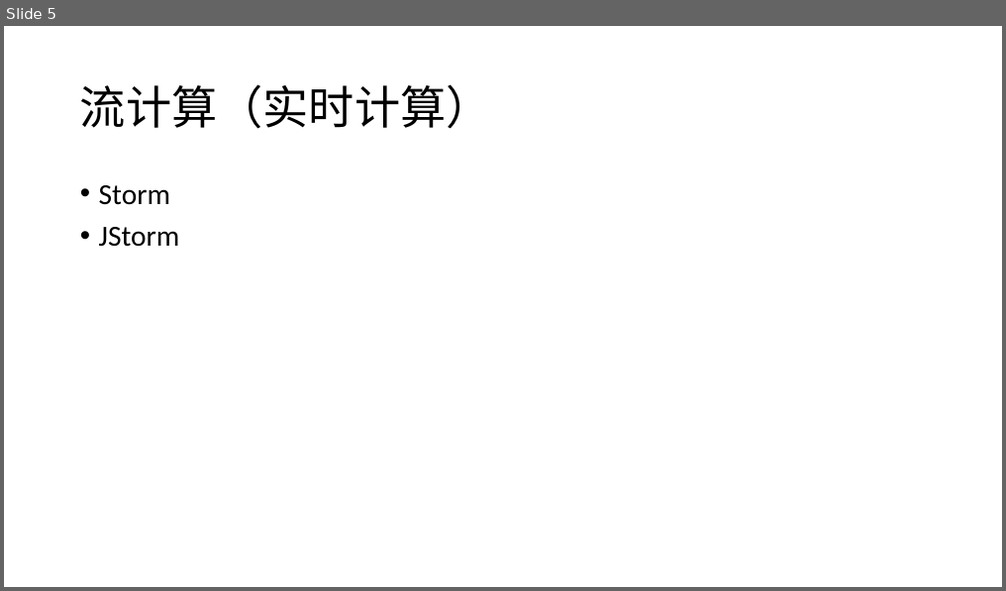
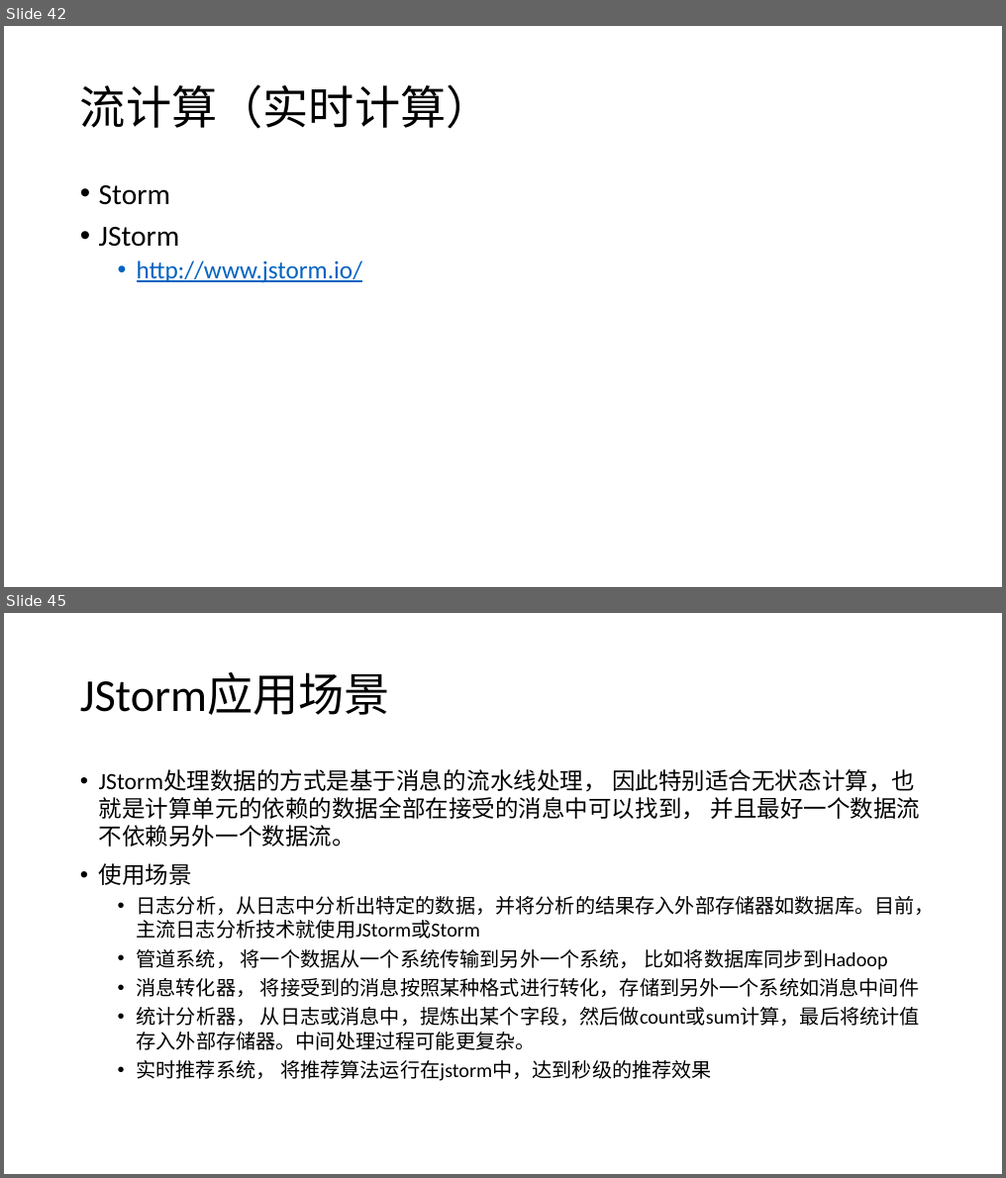
Before and after one commit to csliangdu/ExchangeAgg, a slide deck: doc/Coin.pptx. Shown one above the other, each under a label of ours: slide 5 before the commit, slides 42 and 45 after it; the slides between them are not shown. The pictures are 1006x591 and 1006x1178 pixels, drawn with LibreOffice and Linux fonts; fonts in the diff are those of the drawing. Boxes give left, top, right and bottom in pixels: in the first picture for what was removed or moved away, otherwise in the second. Text is boxed around its words. In the diff, an @@ line names an element or a change of style, - is before the commit and + after.

```diff
--- a/doc/Coin.pptx
+++ b/doc/Coin.pptx
@@ slide 45 added at [4,613,1002,1174], background #FFFFFF @@
@@ title added at [80,673,390,715], 44 pt, text #000000 @@
+JStorm应用场景
@@ text added at [99,769,935,1081], 19.2 pt, text #000000 @@
+• JStorm处理数据的方式是基于消息的流水线处理， 因此特别适合无状态计算，也就是计算单元的依赖的数据全部在接受的消息中可以找到， 并且最好一个数据流不依赖另外一个数据流。
+• 使用场景
+  • 日志分析，从日志中分析出特定的数据，并将分析的结果存入外部存储器如数据库。目前，主流日志分析技术就使用JStorm或Storm
+  • 管道系统， 将一个数据从一个系统传输到另外一个系统， 比如将数据库同步到Hadoop
+  • 消息转化器， 将接受到的消息按照某种格式进行转化，存储到另外一个系统如消息中间件
+  • 统计分析器， 从日志或消息中，提炼出某个字段，然后做count或sum计算，最后将统计值存入外部存储器。中间处理过程可能更复杂。
+  • 实时推荐系统， 将推荐算法运行在jstorm中，达到秒级的推荐效果
@@ what was slide 5 is now slide 42 @@
@@ slide 42 changed as well @@
@@ text at [137,261,362,283]: paragraph added @@
+  • http://www.jstorm.io/
```
Also in this commit, not shown: 3 other slides changed, 57 other slides added, 1 slide removed.
